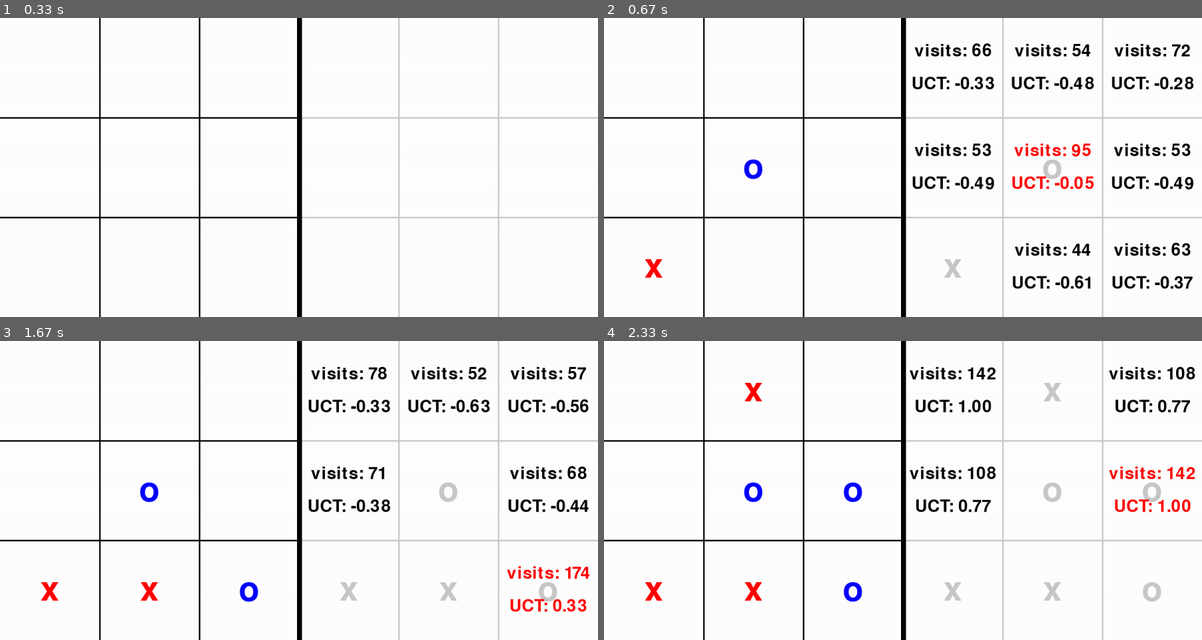
Above: before the commit, frames 1-4 (two rows, left to right).
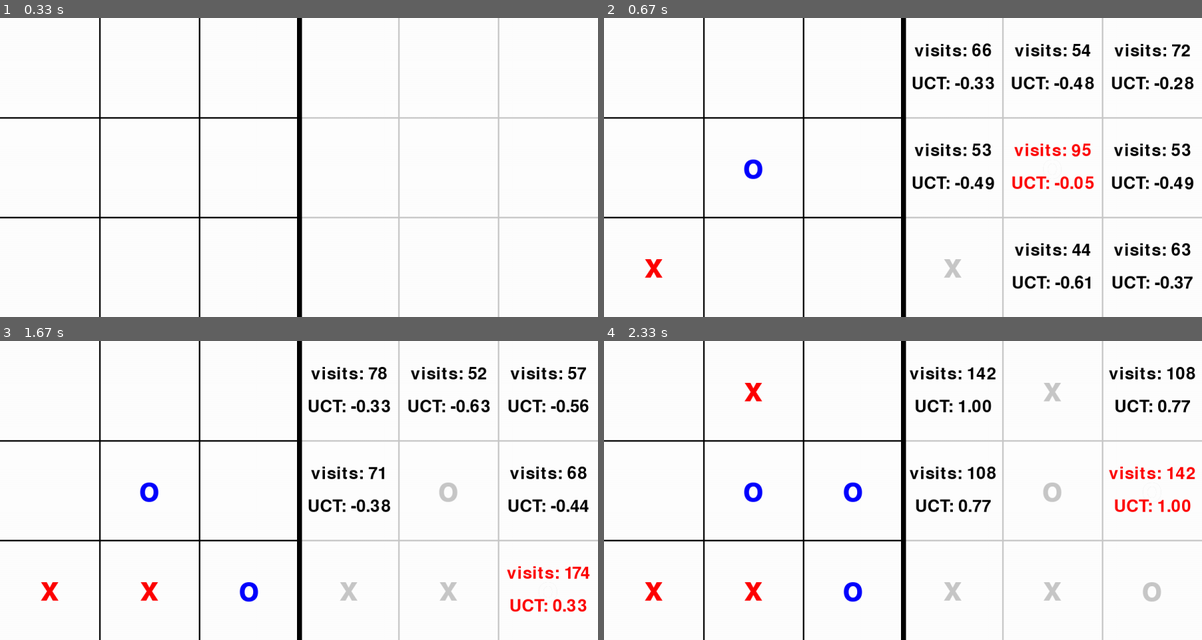
Above: after the commit, the same moments.

Repository: HamadTria/MCTS
Game: pygame game, started from tictactoe pygame.py
The game is run twice, just before and just after one commit, with the same random seed, the same clock (stepped at 60 frames per second) and the same inputs.
Inputs (mouse positions are in pixels of both pictures, inside the frame that each line leads up to):
- Up to frame 1 (0.33 s): no input
- Up to frame 2 (0.67 s): click (903, 167) at 0.38 s
- Up to frame 3 (1.67 s): click (113, 559) at 1.3 s; move the mouse to (143, 379) at 1.57 s
- Up to frame 4 (2.33 s): click (747, 379) at 1.77 s; move the mouse to (687, 481) at 2.13 s

Frame 1 is identical in both runs. In frame 2, 0.1% of the frame differs, in the area x 73-77%, y 47-54%; in frame 3, 0.1%; in frame 4, 0.1%.

Commit message:
removed the 'o' under visits and uct text

Diff:
--- a/tictactoe pygame.py
+++ b/tictactoe pygame.py
@@ -113,7 +113,7 @@
                     if self.is_win():
                         winning_combination = self.get_winning_combination()
                         self.draw_connecting_line(screen, winning_combination)
-                        time.sleep(4)
+                        time.sleep(3)
                         self.end_game_screen(screen, font, button_font, "'%s' has won!" % self.player_2)
                         return
                     elif self.is_draw():
@@ -135,7 +135,7 @@
                         if self.is_win():
                             winning_combination = self.get_winning_combination()
                             self.draw_connecting_line(screen, winning_combination)
-                            time.sleep(4)
+                            time.sleep(3)
                             self.end_game_screen(screen, font, button_font, "'%s' has won!" % self.player_2)
                             return
                         elif self.is_draw():
@@ -202,7 +202,6 @@
                             screen.blit(visits, visits_rect)
                             screen.blit(uct, uct_rect)
                             break
-
             found = False
             for child in children:
                 if child != best_child and not found:
@@ -213,12 +212,16 @@
                                 col = best_child_pos % 3
                                 row = best_child_pos // 3
                                 x = (col * (SCREEN_WIDTH // 3) + (SCREEN_WIDTH // 3) // 2 + OFFSET)
+                                y = row * (SCREEN_HEIGHT // 3) + (SCREEN_HEIGHT // 3) // 2
                                 y_1 = row * (SCREEN_HEIGHT // 3) + (SCREEN_HEIGHT // 3) // 3
                                 y_2 = row * (SCREEN_HEIGHT // 3) + (SCREEN_HEIGHT // 3) // 3 * 2
+                                text = font.render('o', True, (255, 255, 255))
                                 visits = small_font.render(f'visits: {best_child.visits}', True, BEST_CHILD_COLOR)
                                 uct = small_font.render(f'UCT: {best_child.uct:.2f}', True, BEST_CHILD_COLOR)
+                                text_rect = text.get_rect(center=(x, y))
                                 visits_rect = visits.get_rect(center=(x, y_1))
                                 uct_rect = uct.get_rect(center=(x, y_2))
+                                screen.blit(text, text_rect)
                                 screen.blit(visits, visits_rect)
                                 screen.blit(uct, uct_rect)
                                 break
